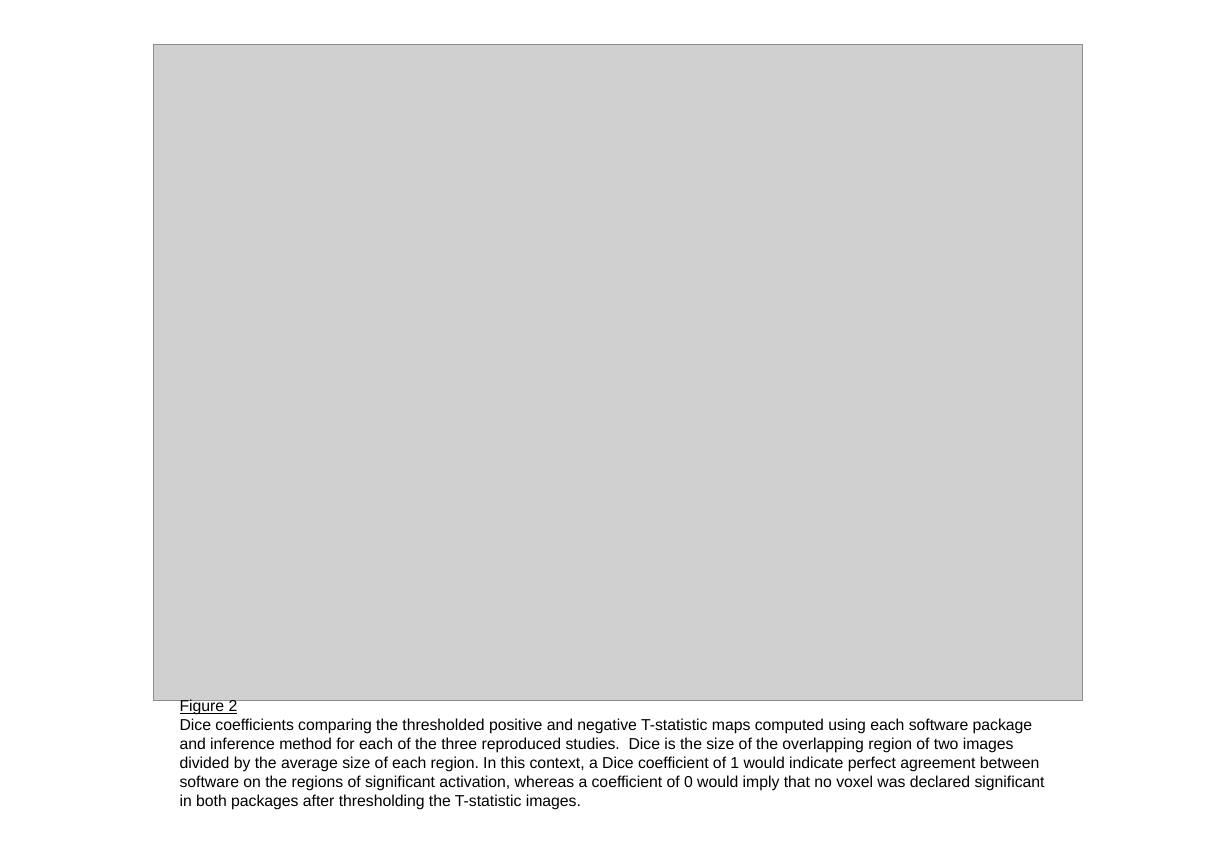
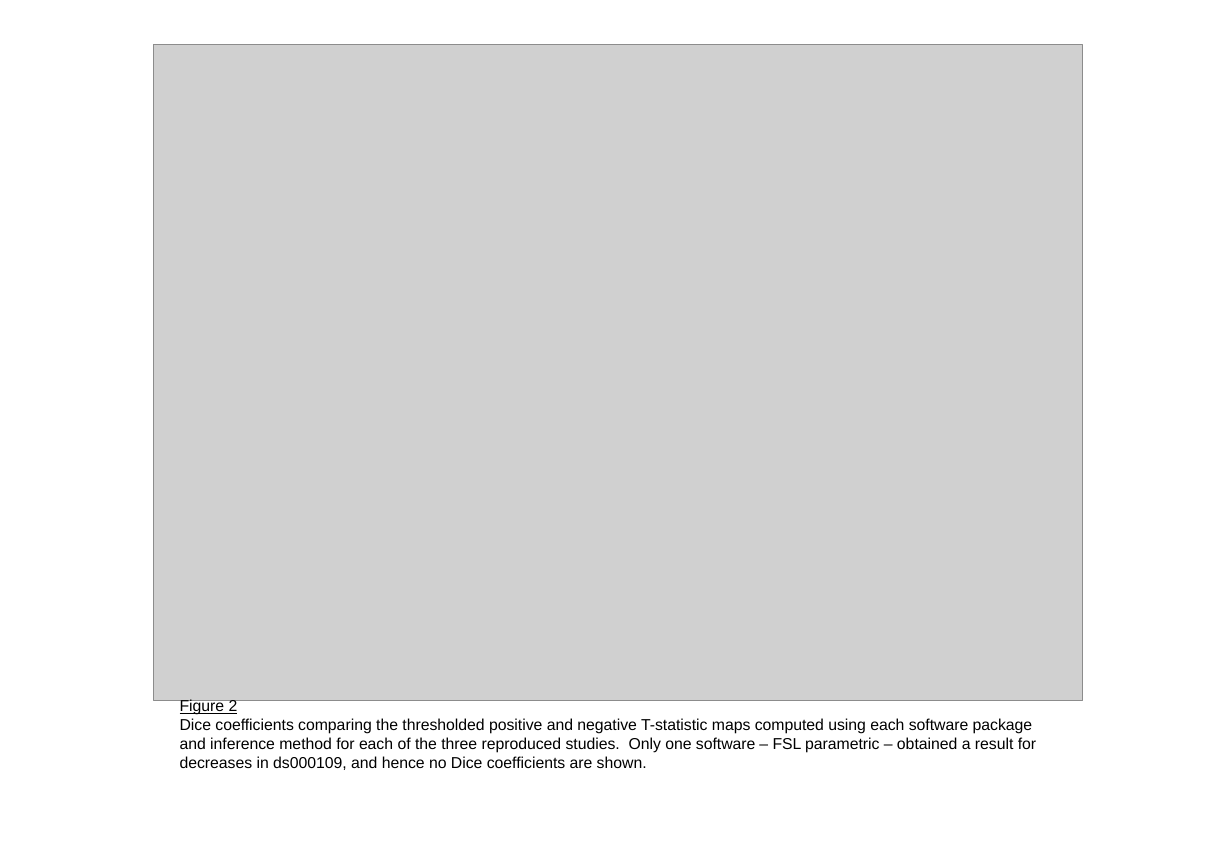
Before and after one commit to NISOx-BDI/Software_Comparison, a slide deck: slide 1 of publication-figures-landscape.pptx. Drawn at 1232x853 pixels with LibreOffice and Linux fonts; fonts in the diff are those of the drawing; grey boxes stand for pictures. Boxes give left, top, right and bottom in pixels: in the first picture for what was removed or moved away, otherwise in the second. Text is boxed around its words. In the diff, an @@ line names an element or a change of style, - is before the commit and + after.

Commit message:
figures converted to pdf, new figures of thresholded and unthresholded stat images

```diff
--- a/publication-figures-landscape.pptx
+++ b/publication-figures-landscape.pptx
@@ text at bbox=[180, 718, 1036, 770]: text changed @@
-Dice coefficients comparing the thresholded positive and negative T-statistic maps computed using each software package and inference method for each of the three reproduced studies. Dice is the size of the overlapping region of two images divided by the average size of each region. In this context, a Dice coefficient of 1 would indicate perfect agreement between software on the regions of significant activation, whereas a coefficient of 0 would imply that no voxel was declared significant in both packages after thresholding the T-statistic images.
+Dice coefficients comparing the thresholded positive and negative T-statistic maps computed using each software package and inference method for each of the three reproduced studies. Only one software – FSL parametric – obtained a result for decreases in ds000109, and hence no Dice coefficients are shown.
```
Also in this commit, not shown: 1 other slide changed, 26 other files.
